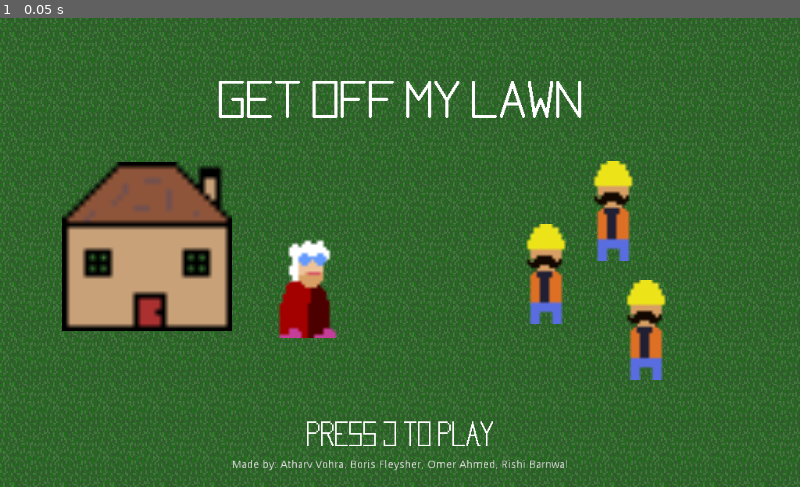
Above: before the commit, frame 1.
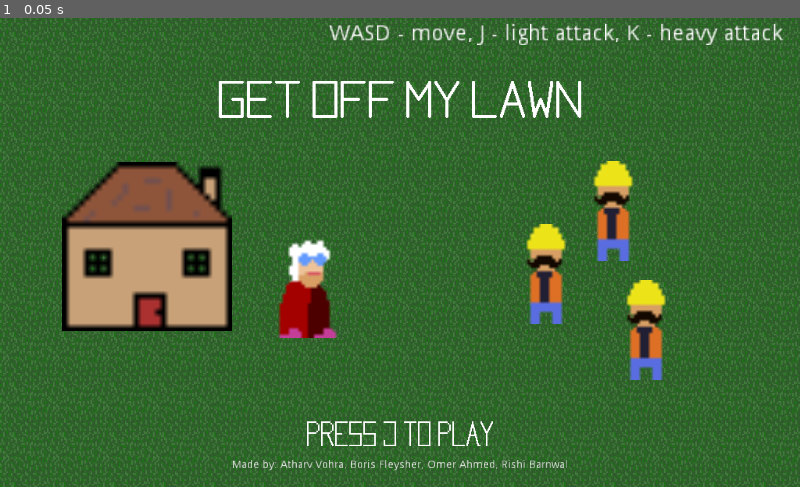
Above: after the commit, the same moment.

Repository: AtharvVohra/GetOffMyLawn
Game: Godot game, scene res://Scenes/Menu.tscn
Two runs of this game, one before a commit and one after it. Both use one fixed random seed, a clock stepped at 60 frames per second and the inputs below.
Inputs:
- Up to frame 1 (0.05 s): no input

The runs differ from the first frame. In frame 1, 0.8% of the frame differs, in the area x 41-98%, y 1-6%.

Commit message:
added stuff that i forgot

Diff:
--- a/src/Scenes/Menu.tscn
+++ b/src/Scenes/Menu.tscn
@@ -201,3 +201,26 @@
 lines_skipped = 0
 max_lines_visible = -1
 _sections_unfolded = [ "Margin" ]
+
+[node name="Label2" type="Label" parent="." index="9"]
+
+anchor_left = 0.0
+anchor_top = 0.0
+anchor_right = 0.0
+anchor_bottom = 0.0
+margin_left = 422.0
+margin_top = 7.0
+margin_right = 724.0
+margin_bottom = 29.0
+rect_scale = Vector2( 2, 2 )
+rect_pivot_offset = Vector2( 0, 0 )
+rect_clip_content = false
+mouse_filter = 2
+mouse_default_cursor_shape = 0
+size_flags_horizontal = 1
+size_flags_vertical = 4
+text = "WASD - move, J - light attack, K - heavy attack"
+percent_visible = 1.0
+lines_skipped = 0
+max_lines_visible = -1
+_sections_unfolded = [ "Rect" ]
